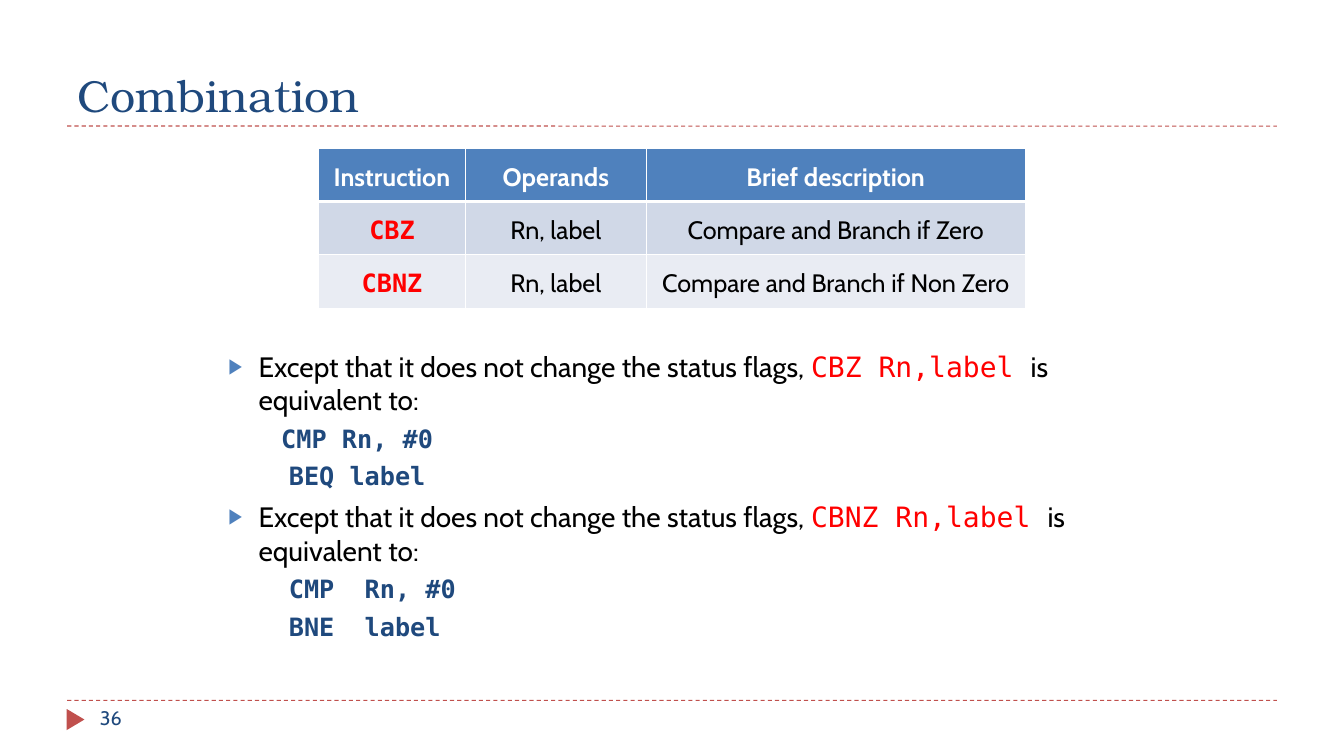
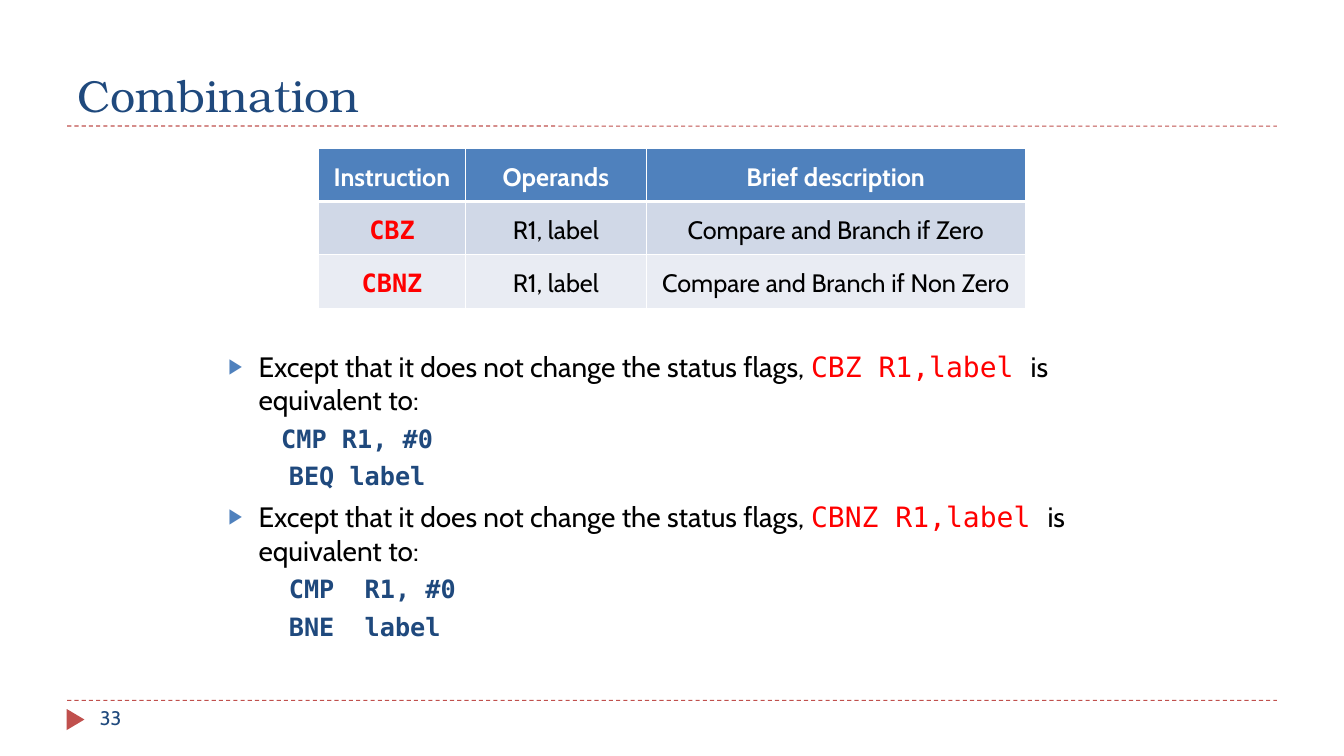
Before and after one commit to guhofstra/CSC111Fa25, a slide deck: slide 33 of PPTs/Ch6_ARM_Control_Flow.pptx (slide 36 before the commit). Drawn at 1344x756 pixels with LibreOffice and Linux fonts; fonts in the diff are those of the drawing. Boxes give left, top, right and bottom in pixels: in the first picture for what was removed or moved away, otherwise in the second. Text is boxed around its words. In the diff, an @@ line names an element or a change of style, - is before the commit and + after.

```diff
--- a/PPTs/Ch6_ARM_Control_Flow.pptx
+++ b/PPTs/Ch6_ARM_Control_Flow.pptx
@@ table at (x1=319, y1=148, x2=1025, y2=309) @@
-row 2, column 2: Rn, label
+row 2, column 2: R1, label
-row 3, column 2: Rn, label
+row 3, column 2: R1, label
@@ text at (x1=259, y1=355, x2=1049, y2=452): text changed @@
-▶ Except that it does not change the status flags, CBZ Rn,label is equivalent to:
-  CMP Rn, #0
+▶ Except that it does not change the status flags, CBZ R1,label is equivalent to:
+  CMP R1, #0
@@ text at (x1=259, y1=505, x2=1066, y2=602): text changed @@
-▶ Except that it does not change the status flags, CBNZ Rn,label is equivalent to:
-  CMP Rn, #0
+▶ Except that it does not change the status flags, CBNZ R1,label is equivalent to:
+  CMP R1, #0
@@ page number at (x1=100, y1=711, x2=121, y2=726): text changed @@
-36
+33
```
Also in this commit, not shown: 8 other slides changed, 1 slide added, 3 slides removed, 9 other files.
